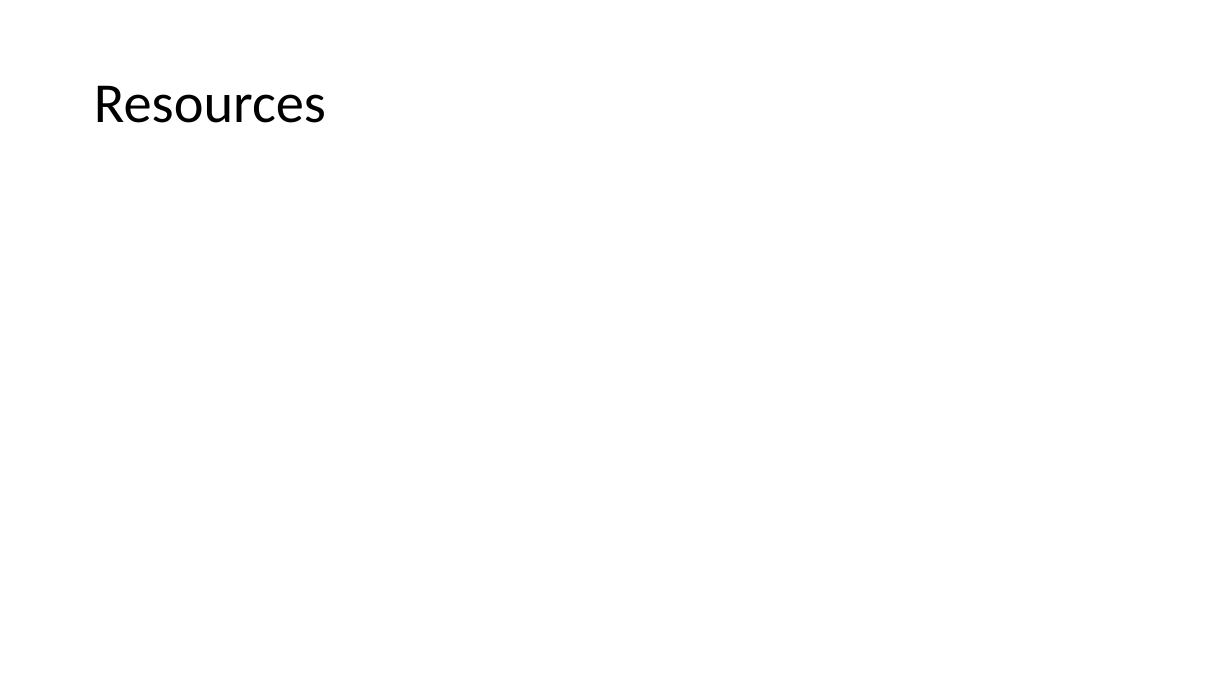
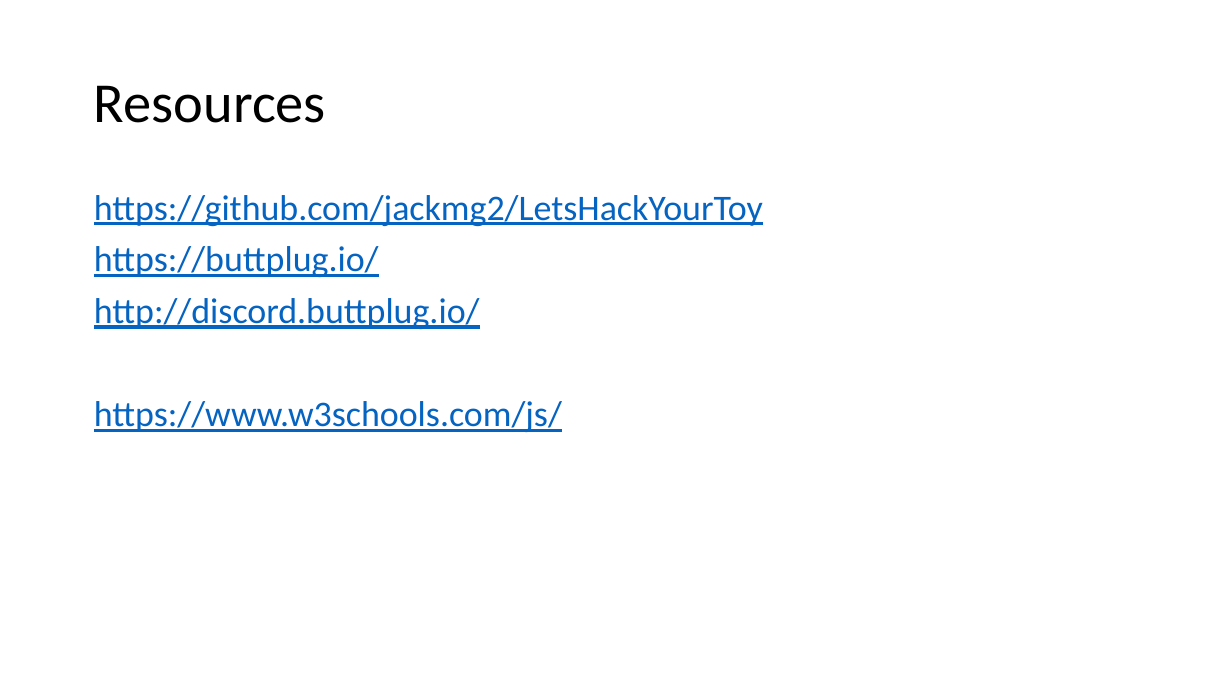
Before and after one commit to mark-ritchie/LetsHackYourToy, a slide deck: slide 10 of LetsHackYourToy.pptx. Drawn at 1232x693 pixels with LibreOffice and Linux fonts; fonts in the diff are those of the drawing. Boxes give left, top, right and bottom in pixels: in the first picture for what was removed or moved away, otherwise in the second. Text is boxed around its words. In the diff, an @@ line names an element or a change of style, - is before the commit and + after.

```diff
--- a/LetsHackYourToy.pptx
+++ b/LetsHackYourToy.pptx
@@ text added at [94, 195, 763, 432], 28 pt, text #0563C1, underline @@
+https://github.com/jackmg2/LetsHackYourToy
+https://buttplug.io/
+http://discord.buttplug.io/
+https://www.w3schools.com/js/
```
Also in this commit, not shown: 3 other files.
